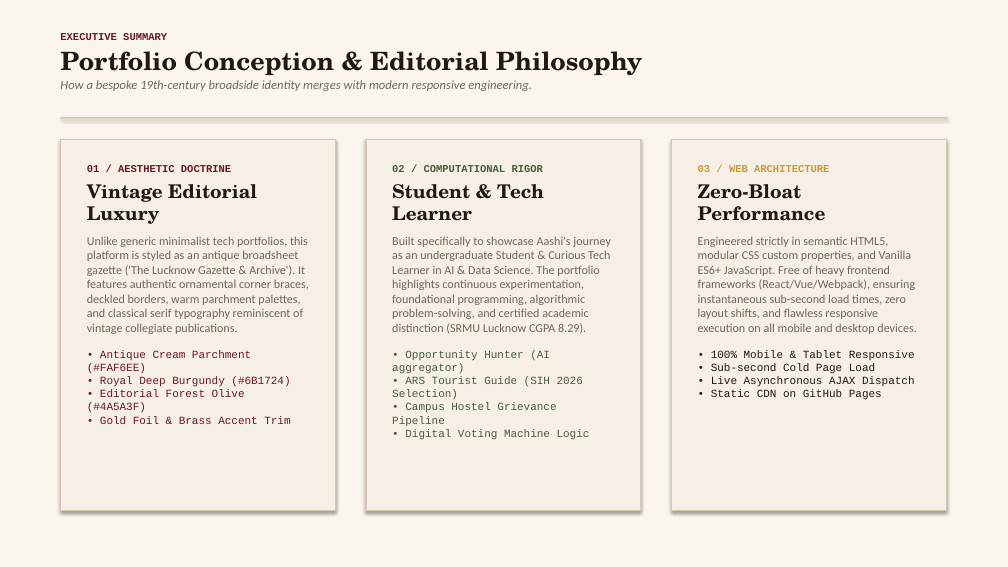
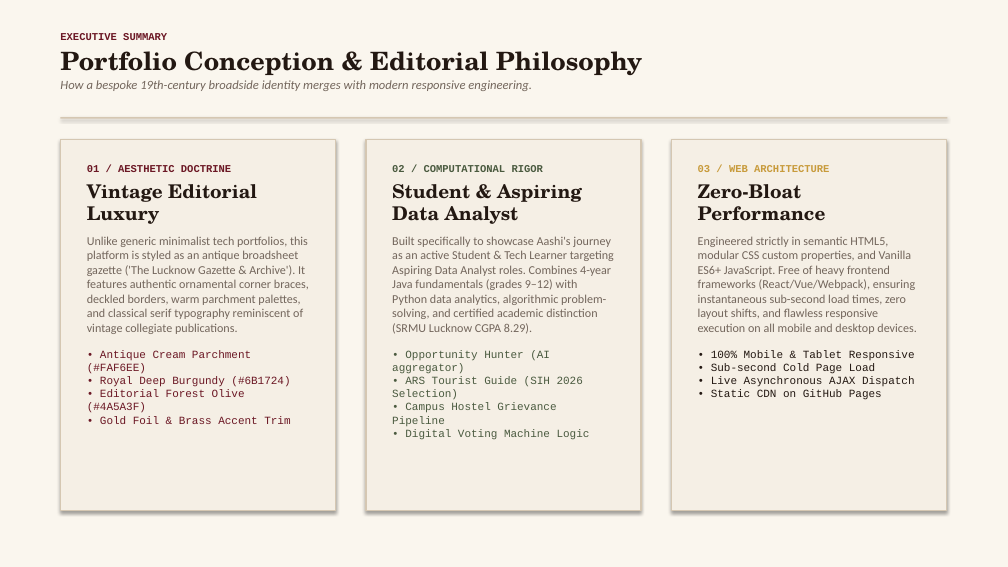
Before and after one commit to Aashi230/portfolio, a slide deck: slide 2 of Aashi_Srivastava_Portfolio_Presentation.pptx. Drawn at 1008x567 pixels with LibreOffice and Linux fonts; fonts in the diff are those of the drawing. Boxes give left, top, right and bottom in pixels: in the first picture for what was removed or moved away, otherwise in the second. Text is boxed around its words. In the diff, an @@ line names an element or a change of style, - is before the commit and + after.

Commit message:
Highlight dual badges (Student & Tech Learner + Aspiring Data Analyst) and 4-year Java foundation (Class 9-12)

```diff
--- a/Aashi_Srivastava_Portfolio_Presentation.pptx
+++ b/Aashi_Srivastava_Portfolio_Presentation.pptx
@@ text at (392, 236, 614, 334): text changed @@
-Student & Tech Learner
-Built specifically to showcase Aashi's journey as an undergraduate Student & Curious Tech Learner in AI & Data Science. The portfolio highlights continuous experimentation, foundational programming, algorithmic problem-solving, and certified academic distinction (SRMU Lucknow CGPA 8.29).
+Student & Aspiring Data Analyst
+Built specifically to showcase Aashi's journey as an active Student & Tech Learner targeting Aspiring Data Analyst roles. Combines 4-year Java fundamentals (grades 9–12) with Python data analytics, algorithmic problem-solving, and certified academic distinction (SRMU Lucknow CGPA 8.29).
```
Also in this commit, not shown: 2 other slides changed, 2 other files.
